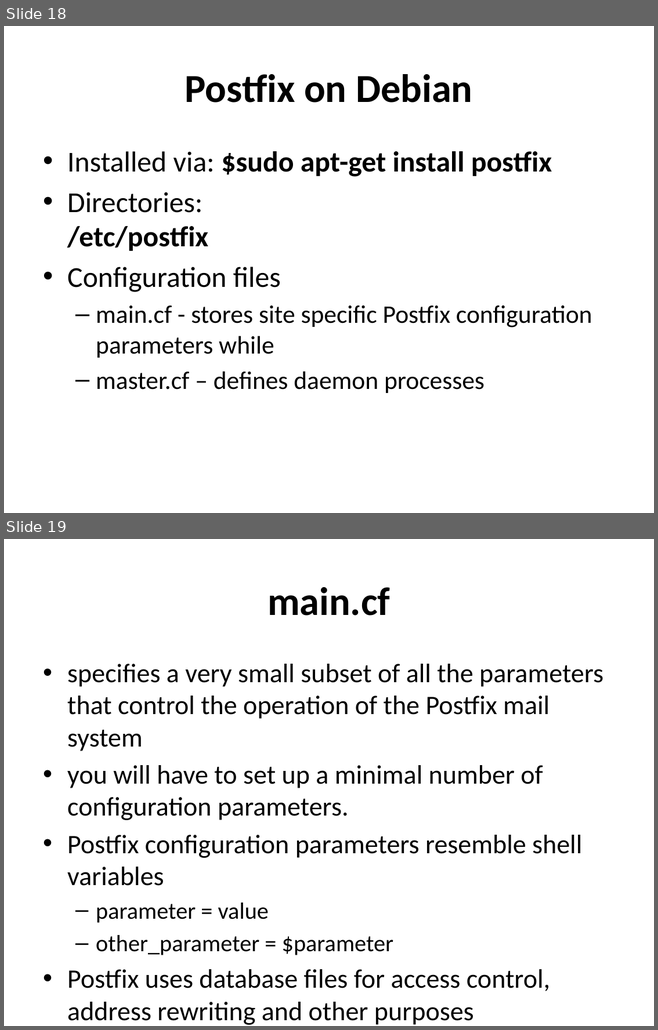
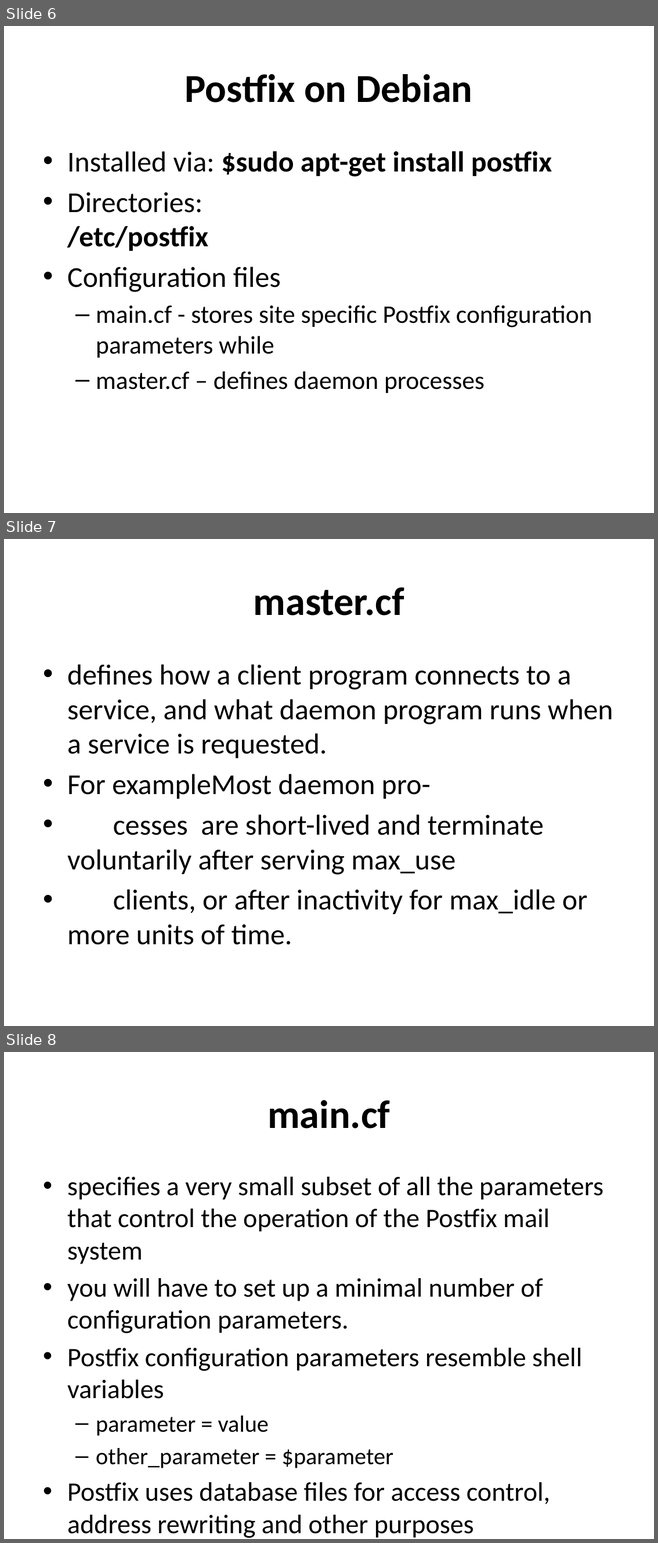
Before and after one commit to afnog/afnog.github.io, a slide deck: sse/postfix/postfix-mailgateway-debian.pptx. Shown one above the other, each under a label of ours: slides 18 and 19 before the commit, slides 6, 7 and 8 after it. The pictures are 658x1030 and 658x1543 pixels, drawn with LibreOffice and Linux fonts; fonts in the diff are those of the drawing. Boxes give left, top, right and bottom in pixels: in the first picture for what was removed or moved away, otherwise in the second. Text is boxed around its words. In the diff, an @@ line names an element or a change of style, - is before the commit and + after.

```diff
--- a/sse/postfix/postfix-mailgateway-debian.pptx
+++ b/sse/postfix/postfix-mailgateway-debian.pptx
@@ slide 7 added at (4,539,654,1026), background #FFFFFF @@
@@ title added at (253,587,404,616), 44 pt, text #000000, bold @@
+master.cf
@@ text added at (67,664,613,945), 32 pt, text #000000 @@
+• defines how a client program connects to a service, and what daemon program runs when a service is requested.
+• For exampleMost daemon pro-
+• cesses are short-lived and terminate voluntarily after serving max_use
+• clients, or after inactivity for max_idle or more units of time.
@@ what was slide 18 is now slide 6 @@
@@ what was slide 19 is now slide 8 @@
```
Also in this commit, not shown: 11 slides changed, 7 other slides added, 3 slides removed, 30 other files.
